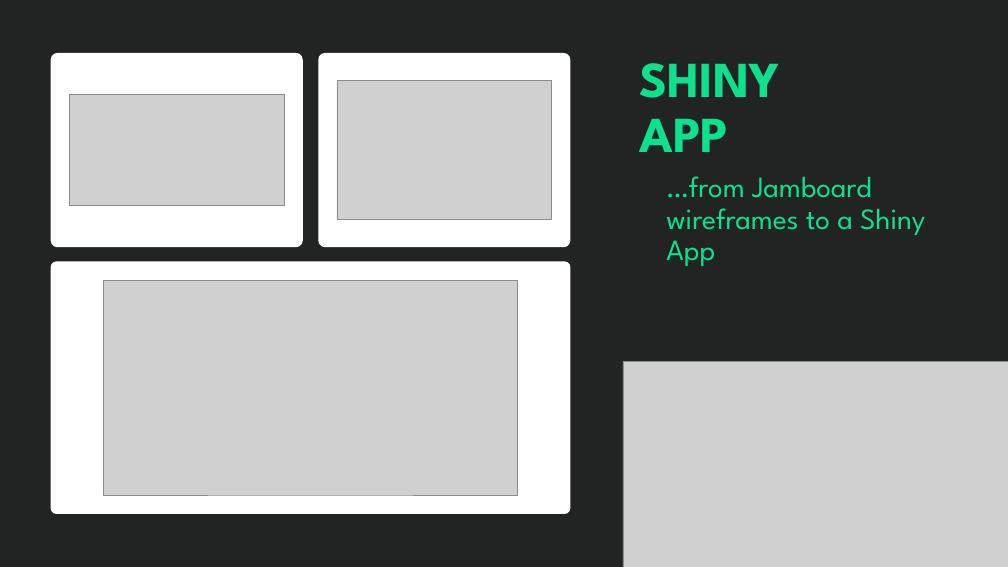
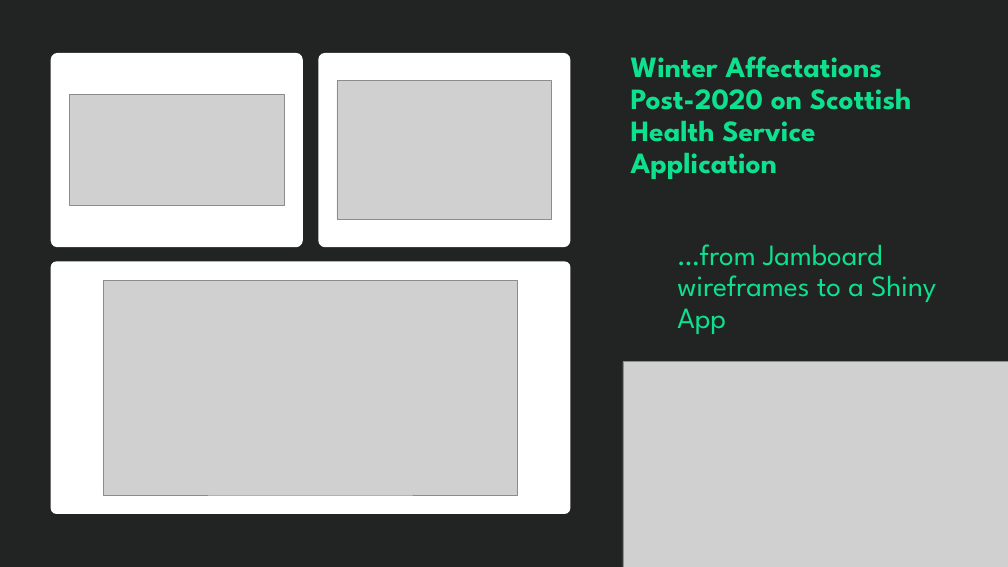
Before and after one commit to sean-m-cusick/WAP_SHS_APP, a slide deck: slide 10 of Presentation/PHS Rshiny Team Klas.pptx. Drawn at 1008x567 pixels with LibreOffice and Linux fonts; fonts in the diff are those of the drawing; grey boxes stand for pictures; background and template pictures are left out. Boxes give left, top, right and bottom in pixels: in the first picture for what was removed or moved away, otherwise in the second. Text is boxed around its words. In the diff, an @@ line names an element or a change of style, - is before the commit and + after.

```diff
--- a/Presentation/PHS Rshiny Team Klas.pptx
+++ b/Presentation/PHS Rshiny Team Klas.pptx
@@ text added at (x1=631, y1=56, x2=912, y2=179), 28 pt, text #0DE18E, bold @@
+Winter Affectations Post-2020 on Scottish Health Service Application
@@ text removed at (x1=639, y1=63, x2=779, y2=152) @@
-SHINY APP
@@ text "…from Jamboard wireframes to a ..." moved from (x1=666, y1=176, x2=925, y2=266) to (x1=677, y1=244, x2=936, y2=334) @@
```
Also in this commit, not shown: 1 other slide changed, 4 other files.
